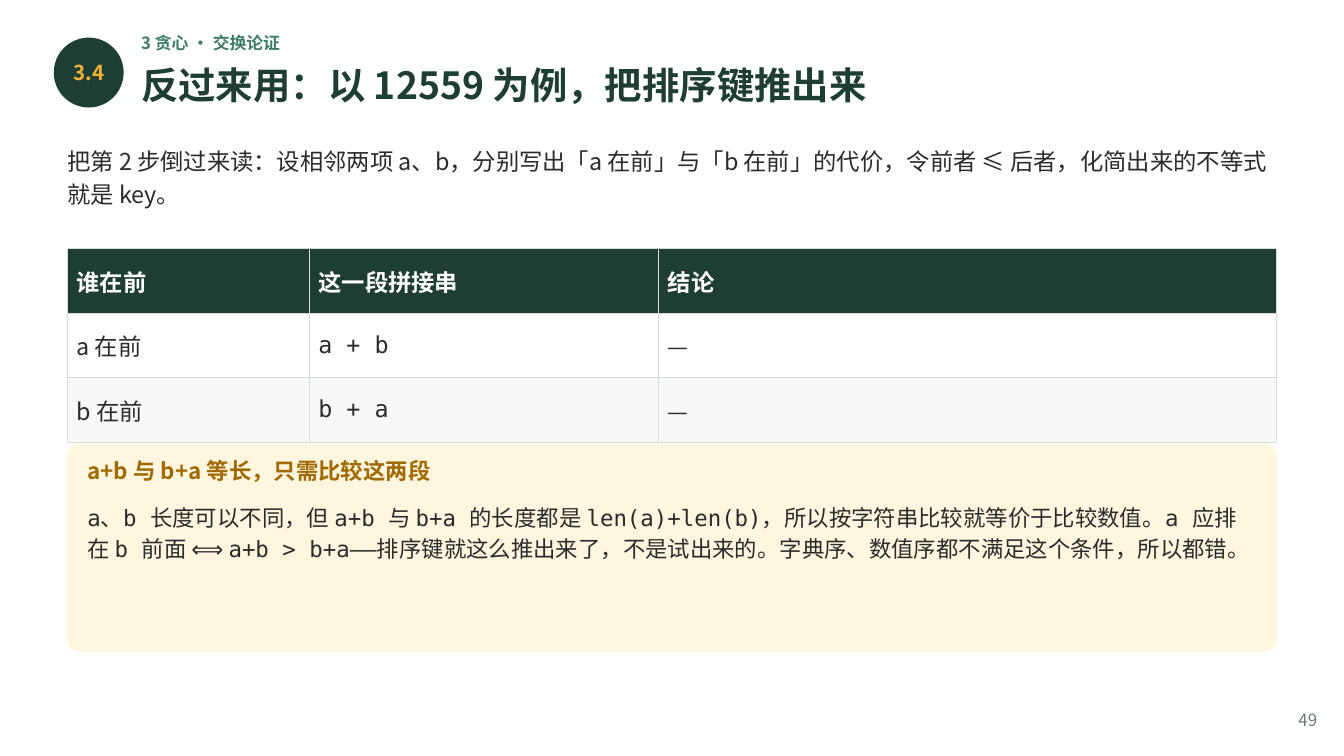
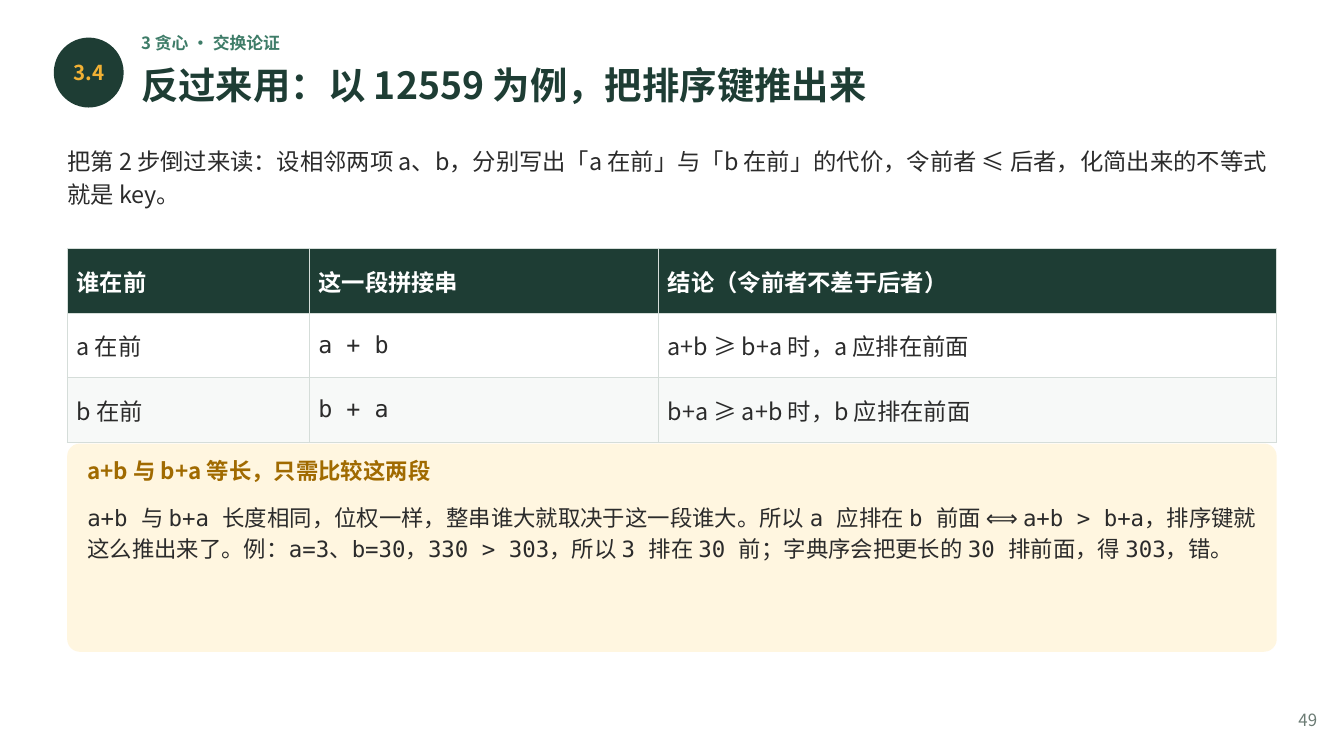
Before and after one commit to GMyhf/2026fall-cs101, a slide deck: slide 49 of courseware/202610_ADS_W06_Matrices_Sorting_Greedy.pptx. Drawn at 1344x756 pixels with LibreOffice and Linux fonts; fonts in the diff are those of the drawing. Boxes give left, top, right and bottom in pixels: in the first picture for what was removed or moved away, otherwise in the second. Text is boxed around its words. In the diff, an @@ line names an element or a change of style, - is before the commit and + after.

```diff
--- a/courseware/202610_ADS_W06_Matrices_Sorting_Greedy.pptx
+++ b/courseware/202610_ADS_W06_Matrices_Sorting_Greedy.pptx
@@ table at box(67, 249, 1277, 426) @@
-row 1, column 3: 结论
+row 1, column 3: 结论（令前者不差于后者）
-row 2, column 3: —
+row 2, column 3: a+b ≥ b+a 时，a 应排在前面
-row 3, column 3: —
+row 3, column 3: b+a ≥ a+b 时，b 应排在前面
@@ text at box(87, 507, 1256, 561): text changed @@
-a、b 长度可以不同，但 a+b 与 b+a 的长度都是 len(a)+len(b)，所以按字符串比较就等价于比较数值。a 应排在 b 前面 ⟺ a+b > b+a——排序键就这么推出来了，不是试出来的。字典序、数值序都不满足这个条件，所以都错。
+a+b 与 b+a 长度相同，位权一样，整串谁大就取决于这一段谁大。所以 a 应排在 b 前面 ⟺ a+b > b+a，排序键就这么推出来了。例：a=3、b=30，330 > 303，所以 3 排在 30 前；字典序会把更长的 30 排前面，得 303，错。
```
Also in this commit, not shown: 1 other file.
